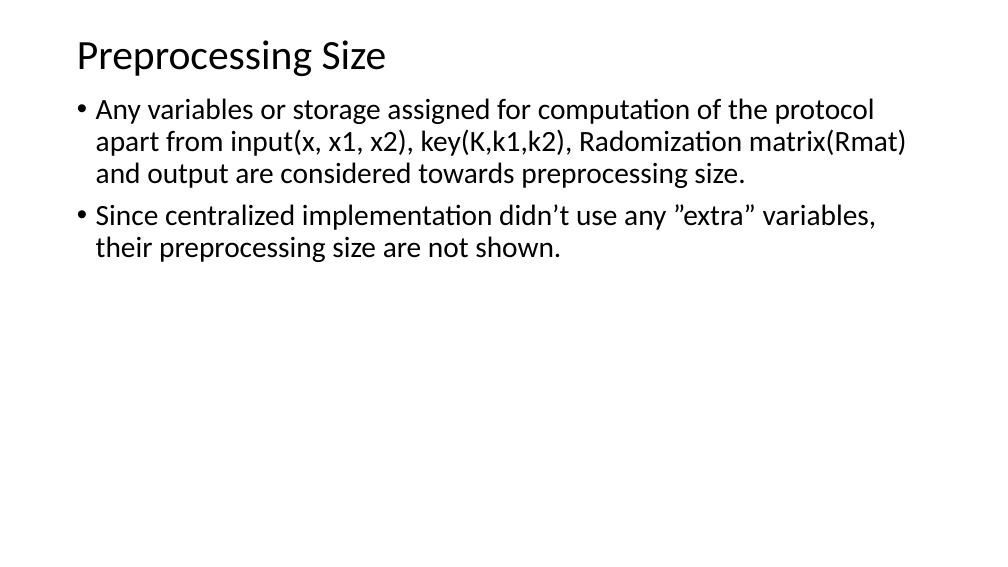
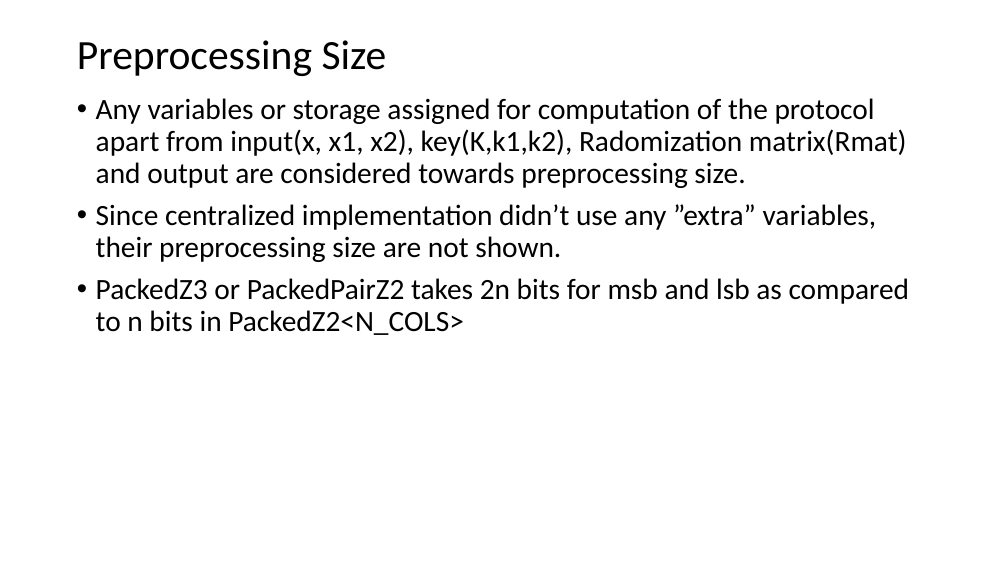
Before and after one commit to wewakesharma/PseudoRandomFunction, a slide deck: slide 1 of Documents/writeup/paper/images/preprocessing analysis.pptx. Drawn at 1008x567 pixels with LibreOffice and Linux fonts; fonts in the diff are those of the drawing. Boxes give left, top, right and bottom in pixels: in the first picture for what was removed or moved away, otherwise in the second. Text is boxed around its words. In the diff, an @@ line names an element or a change of style, - is before the commit and + after.

```diff
--- a/Documents/writeup/paper/images/preprocessing analysis.pptx
+++ b/Documents/writeup/paper/images/preprocessing analysis.pptx
@@ text at [96, 278, 909, 335]: paragraph added @@
+• PackedZ3 or PackedPairZ2 takes 2n bits for msb and lsb as compared to n bits in PackedZ2<N_COLS>
```
Also in this commit, not shown: 3 other slides changed, 2 slides removed, 6 other files.
